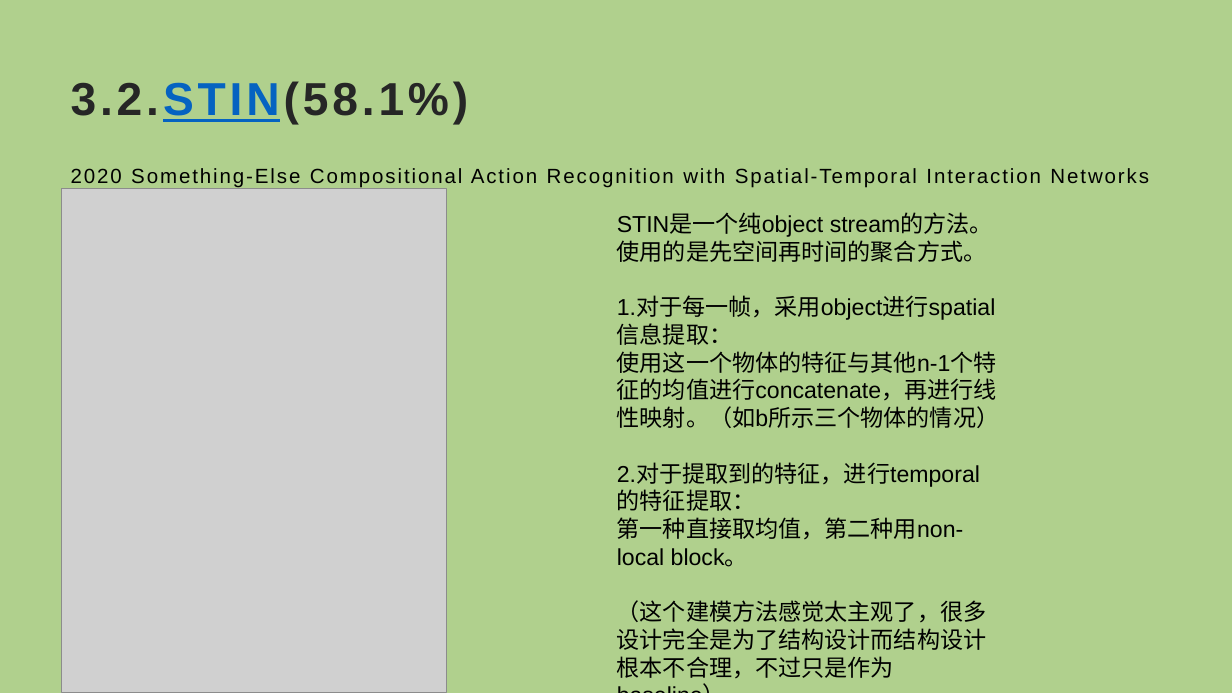
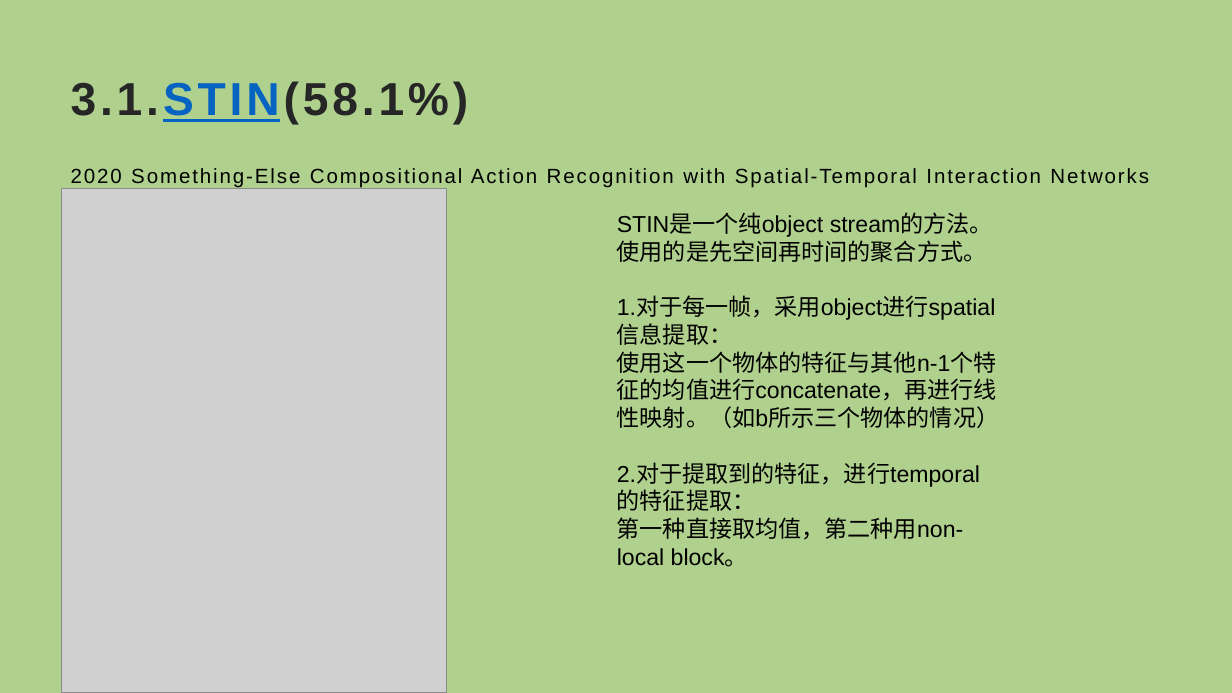
Before and after one commit to Randle-Github/paper-video-action-recognition, a slide deck: slide 7 of compositional action recognition survey.pptx (slide 8 before the commit). Drawn at 1232x693 pixels with LibreOffice and Linux fonts; fonts in the diff are those of the drawing; grey boxes stand for pictures. Boxes give left, top, right and bottom in pixels: in the first picture for what was removed or moved away, otherwise in the second. Text is boxed around its words. In the diff, an @@ line names an element or a change of style, - is before the commit and + after.

```diff
--- a/compositional action recognition survey.pptx
+++ b/compositional action recognition survey.pptx
@@ title at (x1=71, y1=81, x2=469, y2=125): text changed @@
-3.2.STIN(58.1%)
+3.1.STIN(58.1%)
@@ text at (x1=617, y1=600, x2=987, y2=678): paragraph removed @@
-（这个建模方法感觉太主观了，很多设计完全是为了结构设计而结构设计根本不合理，不过只是作为baseline）
```
Also in this commit, not shown: 9 other slides changed, 5 slides removed, 4 other files.
